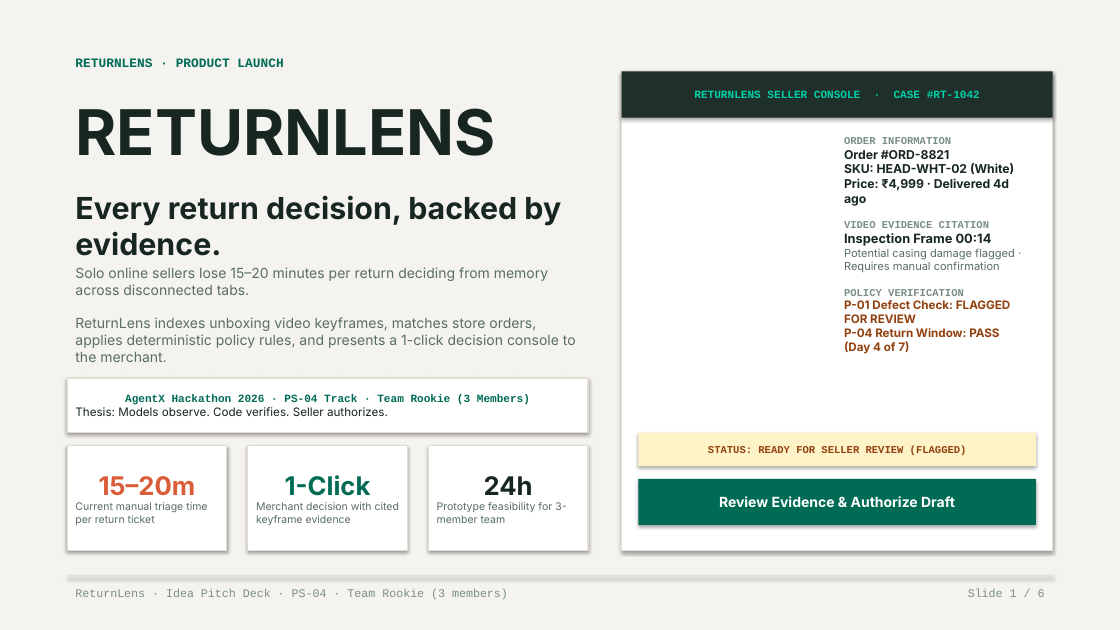
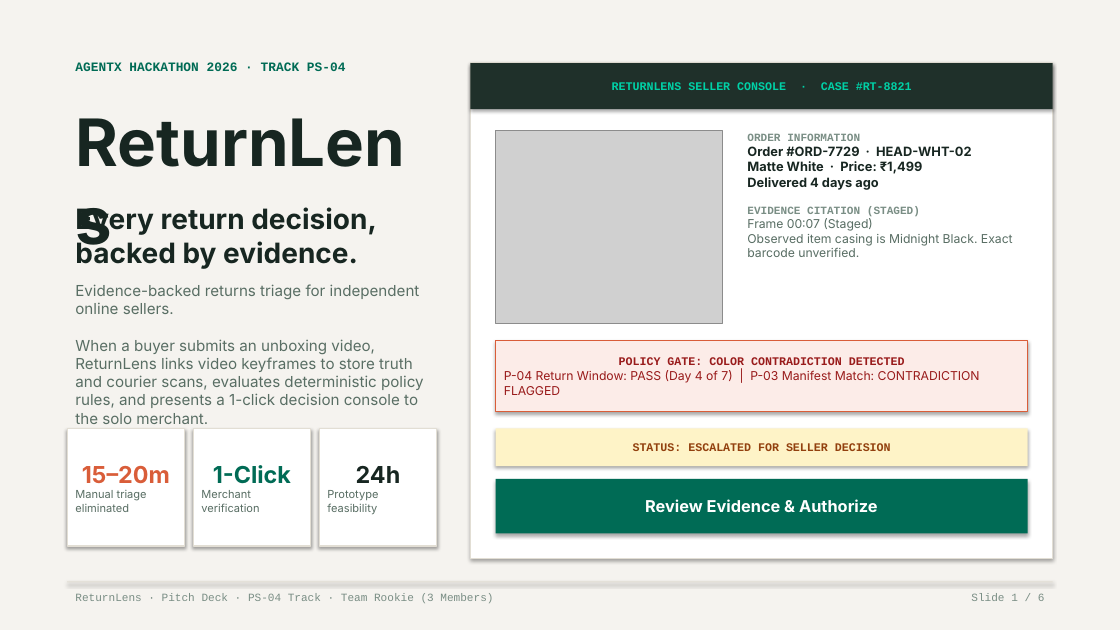
Before and after one commit to lenamkhanhh/hack4hack, a slide deck: slide 1 of ReturnLens_v4.pptx. Drawn at 1120x630 pixels with LibreOffice and Linux fonts; fonts in the diff are those of the drawing; grey boxes stand for pictures. Boxes give left, top, right and bottom in pixels: in the first picture for what was removed or moved away, otherwise in the second. Text is boxed around its words. In the diff, an @@ line names an element or a change of style, - is before the commit and + after.

Commit message:
feat(deck): editorial Swiss redesign, single source of truth, and fix native PPTX embedded images

```diff
--- a/ReturnLens_v4.pptx
+++ b/ReturnLens_v4.pptx
@@ text at (x1=75, y1=62, x2=346, y2=71): text changed @@
-RETURNLENS · PRODUCT LAUNCH
+AGENTX HACKATHON 2026 · TRACK PS-04
@@ rectangle "RETURNLENS SELLER CONSOLE · CASE ..." resized from (x1=622, y1=71, x2=1053, y2=118) to (x1=471, y1=63, x2=1053, y2=109) @@
@@ rectangle resized from (x1=622, y1=71, x2=1053, y2=550) to (x1=471, y1=63, x2=1053, y2=559) @@
@@ text in rectangle at (x1=612, y1=82, x2=912, y2=90): text changed; size 9.5 to 10 pt @@
-RETURNLENS SELLER CONSOLE · CASE #RT-1042
+RETURNLENS SELLER CONSOLE · CASE #RT-8821
@@ picture added at (x1=496, y1=130, x2=723, y2=323) @@
@@ text "ORDER INFORMATION" moved from (x1=844, y1=137, x2=1015, y2=354) to (x1=747, y1=133, x2=1013, y2=257) @@
@@ text at (x1=747, y1=146, x2=1013, y2=257): text changed; text colour #172621 to #596E64 @@
-Order #ORD-8821
-SKU: HEAD-WHT-02 (White)
-Price: ₹4,999 · Delivered 4d ago
-VIDEO EVIDENCE CITATION
-Inspection Frame 00:14
-Potential casing damage flagged · Requires manual confirmation
-POLICY VERIFICATION
-P-01 Defect Check: FLAGGED FOR REVIEW
-P-04 Return Window: PASS (Day 4 of 7)
+Order #ORD-7729 · HEAD-WHT-02
+Matte White · Price: ₹1,499
+Delivered 4 days ago
+EVIDENCE CITATION (STAGED)
+Frame 00:07 (Staged)
+Observed item casing is Midnight Black. Exact barcode unverified.
@@ text at (x1=747, y1=133, x2=860, y2=141): size 9 to 9.5 pt in "ORDER INFORMATION" @@
@@ text "Every return decision, backed by ..." moved from (x1=75, y1=195, x2=561, y2=256) to (x1=75, y1=207, x2=377, y2=269) @@
@@ text "Every return decision, backed by ..." at (x1=75, y1=207, x2=377, y2=269): size 26 to 24 pt @@
@@ text at (x1=75, y1=284, x2=424, y2=424): text changed; size 12 to 13 pt @@
-Solo online sellers lose 15–20 minutes per return deciding from memory across disconnected tabs.
-ReturnLens indexes unboxing video keyframes, matches store orders, applies deterministic policy rules, and presents a 1-click decision console to the merchant.
+Evidence-backed returns triage for independent online sellers.
+When a buyer submits an unboxing video, ReturnLens links video keyframes to store truth and courier scans, evaluates deterministic policy rules, and presents a 1-click decision console to the solo merchant.
@@ text at (x1=75, y1=358, x2=156, y2=369): text changed; size 54 to 56 pt @@
-RETURNLENS
+ReturnLens
@@ rectangle added at (x1=496, y1=340, x2=1028, y2=412), fill #FCECE8, outline #D95D39 1 pt, 10.5 pt, text #991B1B @@
+POLICY GATE: COLOR CONTRADICTION DETECTED
+P-04 Return Window: PASS (Day 4 of 7) | P-03 Manifest Match: CONTRADICTION FLAGGED
@@ rectangle removed at (x1=67, y1=378, x2=588, y2=433) @@
-AgentX Hackathon 2026 · PS-04 Track · Team Rookie (3 Members)
-Thesis: Models observe. Code verifies. Seller authorizes.
@@ rectangle "15–20m" resized from (x1=67, y1=445, x2=227, y2=550) to (x1=67, y1=429, x2=185, y2=546) @@
@@ rectangle "1-Click" resized from (x1=248, y1=445, x2=408, y2=550) to (x1=193, y1=429, x2=311, y2=546) @@
@@ rectangle "24h" resized from (x1=429, y1=445, x2=588, y2=550) to (x1=319, y1=429, x2=437, y2=546) @@
@@ rectangle "STATUS: ESCALATED FOR SELLER DECISION" resized from (x1=639, y1=433, x2=1036, y2=466) to (x1=496, y1=429, x2=1028, y2=466) @@
@@ text in rectangle at (x1=633, y1=443, x2=891, y2=451): text changed; size 9 to 10 pt @@
-STATUS: READY FOR SELLER REVIEW (FLAGGED)
+STATUS: ESCALATED FOR SELLER DECISION
@@ text in rectangle at (x1=82, y1=466, x2=170, y2=483): size 22 to 20 pt in "15–20m" @@
@@ text in rectangle at (x1=213, y1=465, x2=291, y2=484): size 22 to 20 pt in "1-Click" @@
@@ text in rectangle at (x1=356, y1=466, x2=401, y2=483): size 22 to 20 pt in "24h" @@
@@ rectangle "Review Evidence & Authorize" resized from (x1=639, y1=479, x2=1036, y2=525) to (x1=496, y1=479, x2=1028, y2=534) @@
@@ text in rectangle at (x1=75, y1=490, x2=147, y2=512): text changed; size 9 to 9.5 pt @@
-Current manual triage time per return ticket
+Manual triage eliminated
@@ text in rectangle at (x1=201, y1=490, x2=259, y2=512): text changed; size 9 to 9.5 pt @@
-Merchant decision with cited keyframe evidence
+Merchant verification
@@ text in rectangle at (x1=327, y1=490, x2=378, y2=514): text changed; size 9 to 9.5 pt @@
-Prototype feasibility for 3-member team
+Prototype feasibility
@@ text in rectangle at (x1=645, y1=499, x2=878, y2=512): text changed; size 12 to 14 pt @@
-Review Evidence & Authorize Draft
+Review Evidence & Authorize
@@ rectangle moved from (x1=67, y1=576, x2=1053, y2=576) to (x1=67, y1=581, x2=1053, y2=582) @@
@@ text at (x1=75, y1=593, x2=493, y2=603): text changed; size 10 to 9.5 pt @@
-ReturnLens · Idea Pitch Deck · PS-04 · Team Rookie (3 members)
+ReturnLens · Pitch Deck · PS-04 Track · Team Rookie (3 Members)
@@ text "Slide 1 / 6" at (x1=971, y1=593, x2=1045, y2=601): size 10 to 9.5 pt @@
```
Also in this commit, not shown: 5 other slides changed, 26 other files.
